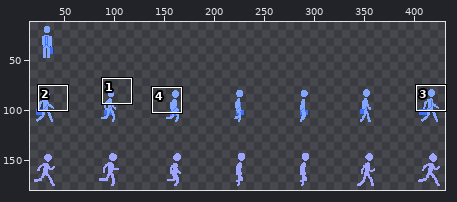
File history of a sprite sheet, assets/businessSheet.png. The first picture is a wide view before the edit; the outline marks the close-up.
Close-up. Before the commit:
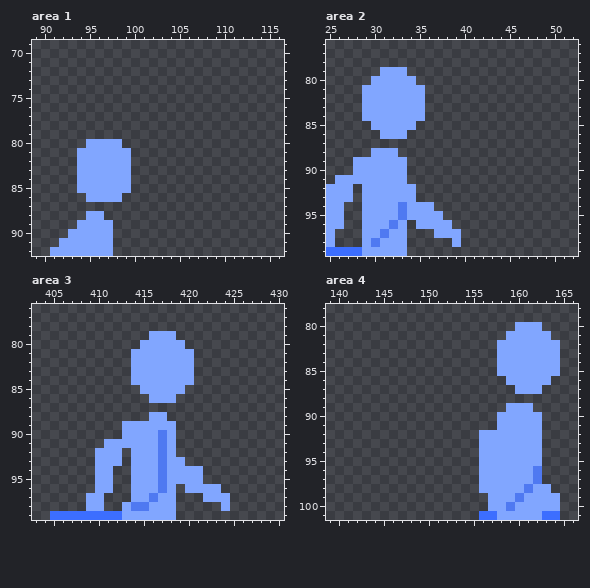
The file is 448x256 pixels. Shown: area 1: x 89..116, y 69..92; area 2: x 25..52, y 76..99; area 3: x 403..430, y 76..99; area 4: x 139..166, y 78..101. The wide view leaves out empty margins. The commit also changed other parts of the picture, which this record leaves out.
The same view after the edit:
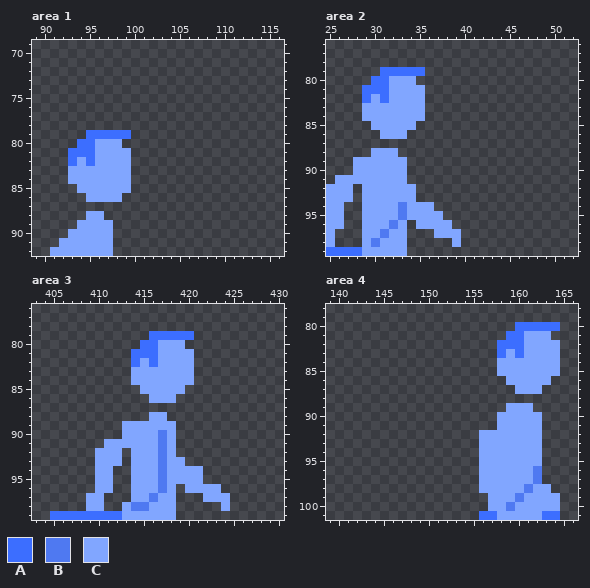
Palette (. is transparent): A #3c6eff  B #4f79f1  C #81a6ff
Changes in this commit:
Area 1:
Colour A now appears in row 79 at x 95 to 99; in row 80 at x 94; in rows 81 to 82 at x 93.
The author changed colour C to colour A in row 80 at x 95; in row 81 at x 94 to 95; in row 82 at x 95.
Colour C now appears in rows 83 to 84 at x 93.
Area 2:
Colour A now appears in row 79 at x 34 to 35.
The author changed colour C to colour A in row 79 at x 31 to 33; in row 80 at x 30 to 31; in row 81 at x 29 to 31; in row 82 at x 29 and 31.
Area 3:
Colour A now appears in row 79 at x 419 to 420.
The author changed colour C to colour A in row 79 at x 416 to 418; in row 80 at x 415 to 416; in row 81 at x 414 to 416; in row 82 at x 414 and 416.
Area 4:
Colour A now appears in row 80 at x 163 to 164.
The author changed colour C to colour A in row 80 at x 160 to 162; in row 81 at x 159 to 160; in row 82 at x 158 to 160; in row 83 at x 158 and 160.
Changed places in both close-ups, as pixel boxes (x1, y1, x2, y2):
changed: (68, 130, 131, 184)
changed: (362, 67, 425, 103)
changed: (131, 331, 194, 367)
changed: (497, 322, 560, 358)
